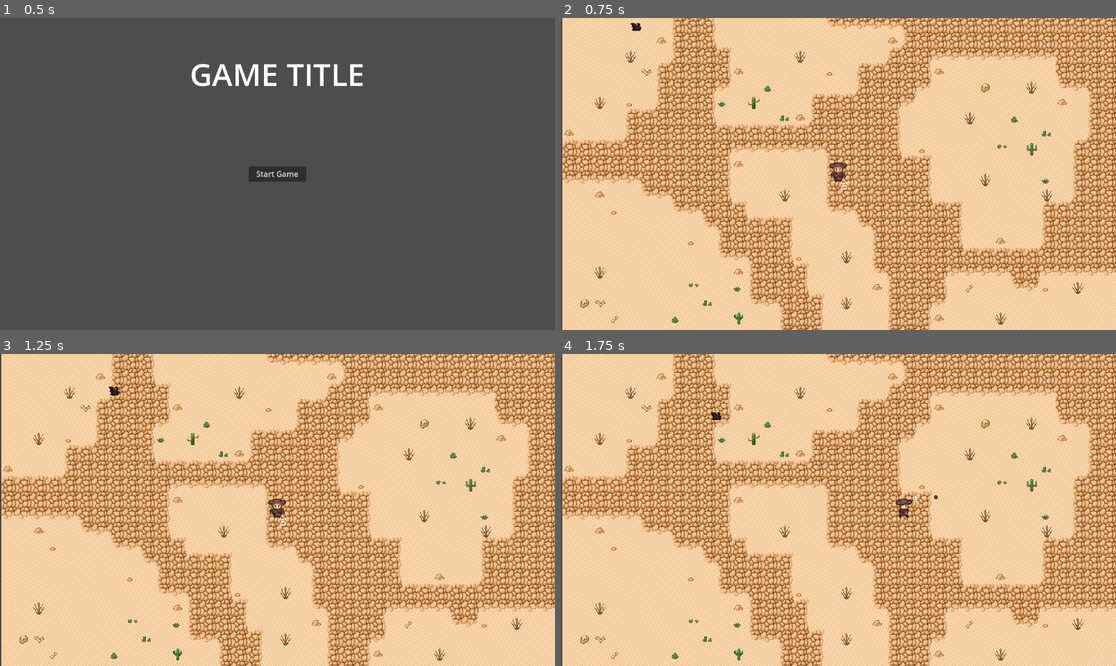
Above: before the commit, frames 1-4 (two rows, left to right).
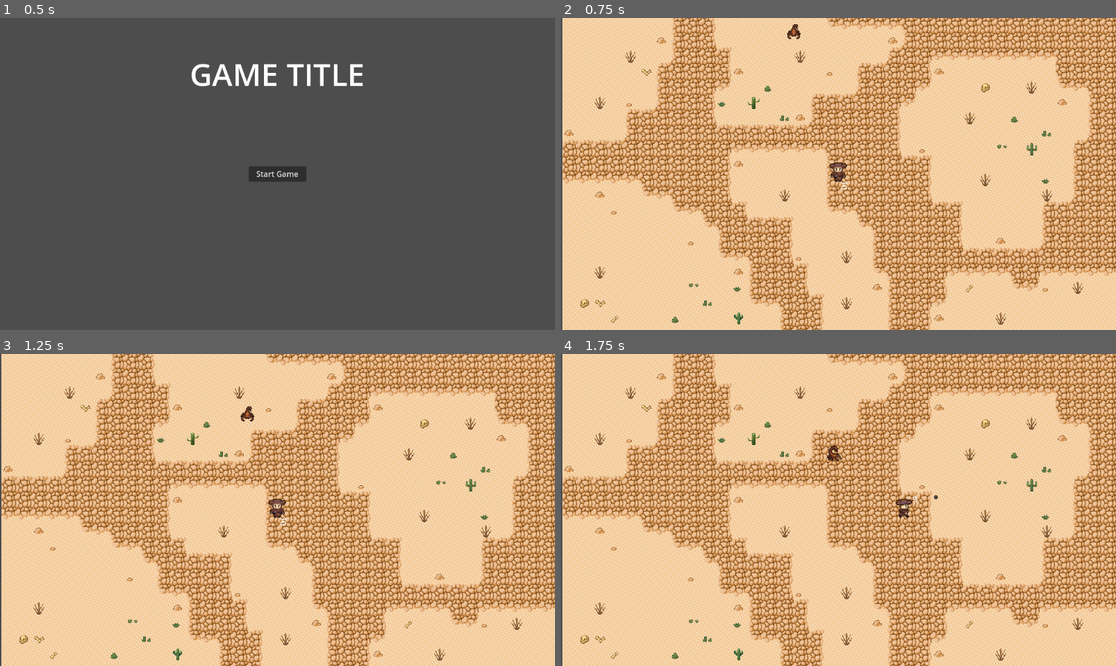
Above: after the commit, the same moments.

Repository: elloco02/gae-final-assignment
Game: Godot game, scene res://main_menu/main_menu.tscn
Two runs of this game, one before a commit and one after it. Both use one fixed random seed, a clock stepped at 60 frames per second and the inputs below.
Inputs (mouse positions are in pixels of both pictures, inside the frame that each line leads up to):
- Up to frame 1 (0.5 s): no input
- Up to frame 2 (0.75 s): click "Start Game" at 0.5 s
- Up to frame 3 (1.25 s): no input
- Up to frame 4 (1.75 s): move the mouse to (960, 494) at 1.27 s; hold D (right) from 1.28 s (still down); click (960, 494) at 1.35 s

Frame 1 is identical in both runs. In frame 2, 0.1% of the frame differs, in the area x 12-44%, y 1-7%; in frame 3, 0.1%, in the area x 19-46%, y 10-22%; in frame 4, 0.1%.

Commit message:
updated scorpion

Diff:
--- a/neues-spiel/enemies/bat/bat.tscn
+++ b/neues-spiel/enemies/bat/bat.tscn
@@ -153,7 +153,7 @@
 
 [node name="AnimatedSprite2D" type="AnimatedSprite2D" parent="."]
 sprite_frames = SubResource("SpriteFrames_l2dbv")
-animation = &"walk_up"
+animation = &"attack_left"
 
 [node name="CollisionShape2D" type="CollisionShape2D" parent="."]
 shape = SubResource("RectangleShape2D_4k4o5")
@@ -176,6 +176,7 @@
 [node name="EnemyAttackState" type="Node" parent="StateMachine" node_paths=PackedStringArray("enemy", "attack", "follow_state")]
 script = ExtResource("4_18mee")
 enemy = NodePath("../..")
+attack_duration = 0.4
 attack = NodePath("../../EnemyMeleeAttack")
 follow_state = NodePath("../EnemyFollowState")
 metadata/_custom_type_script = "uid://qjjnwwgx0533"
--- a/neues-spiel/enemies/scorpion/scorpion.tscn
+++ b/neues-spiel/enemies/scorpion/scorpion.tscn
@@ -10,55 +10,376 @@
 [ext_resource type="PackedScene" uid="uid://doqqe02jv0c2n" path="res://enemies/enemy_melee_attack.tscn" id="7_vedtl"]
 [ext_resource type="Resource" uid="uid://c8csgkub8ggt2" path="res://enemies/scorpion/scorpion_attack.tres" id="8_jhxi2"]
 
+[sub_resource type="AtlasTexture" id="AtlasTexture_emuia"]
+atlas = ExtResource("2_j8v6a")
+region = Rect2(960, 0, 32, 32)
+
+[sub_resource type="AtlasTexture" id="AtlasTexture_ucb4n"]
+atlas = ExtResource("2_j8v6a")
+region = Rect2(992, 0, 32, 32)
+
+[sub_resource type="AtlasTexture" id="AtlasTexture_qdgp8"]
+atlas = ExtResource("2_j8v6a")
+region = Rect2(1024, 0, 32, 32)
+
+[sub_resource type="AtlasTexture" id="AtlasTexture_hbi8o"]
+atlas = ExtResource("2_j8v6a")
+region = Rect2(1056, 0, 32, 32)
+
+[sub_resource type="AtlasTexture" id="AtlasTexture_d0w2a"]
+atlas = ExtResource("2_j8v6a")
+region = Rect2(1088, 0, 32, 32)
+
+[sub_resource type="AtlasTexture" id="AtlasTexture_cs5a1"]
+atlas = ExtResource("2_j8v6a")
+region = Rect2(1344, 0, 32, 32)
+
+[sub_resource type="AtlasTexture" id="AtlasTexture_bmdps"]
+atlas = ExtResource("2_j8v6a")
+region = Rect2(1376, 0, 32, 32)
+
+[sub_resource type="AtlasTexture" id="AtlasTexture_4lcxw"]
+atlas = ExtResource("2_j8v6a")
+region = Rect2(1408, 0, 32, 32)
+
+[sub_resource type="AtlasTexture" id="AtlasTexture_du1h3"]
+atlas = ExtResource("2_j8v6a")
+region = Rect2(1440, 0, 32, 32)
+
+[sub_resource type="AtlasTexture" id="AtlasTexture_w2xlj"]
+atlas = ExtResource("2_j8v6a")
+region = Rect2(1472, 0, 32, 32)
+
+[sub_resource type="AtlasTexture" id="AtlasTexture_n5f5m"]
+atlas = ExtResource("2_j8v6a")
+region = Rect2(1504, 0, 32, 32)
+
+[sub_resource type="AtlasTexture" id="AtlasTexture_6gtue"]
+atlas = ExtResource("2_j8v6a")
+region = Rect2(1536, 0, 32, 32)
+
+[sub_resource type="AtlasTexture" id="AtlasTexture_l22g7"]
+atlas = ExtResource("2_j8v6a")
+region = Rect2(1120, 0, 32, 32)
+
+[sub_resource type="AtlasTexture" id="AtlasTexture_t36mw"]
+atlas = ExtResource("2_j8v6a")
+region = Rect2(1152, 0, 32, 32)
+
+[sub_resource type="AtlasTexture" id="AtlasTexture_kpewh"]
+atlas = ExtResource("2_j8v6a")
+region = Rect2(1184, 0, 32, 32)
+
+[sub_resource type="AtlasTexture" id="AtlasTexture_qc0nn"]
+atlas = ExtResource("2_j8v6a")
+region = Rect2(1216, 0, 32, 32)
+
+[sub_resource type="AtlasTexture" id="AtlasTexture_by5au"]
+atlas = ExtResource("2_j8v6a")
+region = Rect2(1248, 0, 32, 32)
+
+[sub_resource type="AtlasTexture" id="AtlasTexture_0nxws"]
+atlas = ExtResource("2_j8v6a")
+region = Rect2(1280, 0, 32, 32)
+
+[sub_resource type="AtlasTexture" id="AtlasTexture_nughs"]
+atlas = ExtResource("2_j8v6a")
+region = Rect2(1312, 0, 32, 32)
+
+[sub_resource type="AtlasTexture" id="AtlasTexture_gtcmv"]
+atlas = ExtResource("2_j8v6a")
+region = Rect2(1568, 0, 32, 32)
+
+[sub_resource type="AtlasTexture" id="AtlasTexture_1j613"]
+atlas = ExtResource("2_j8v6a")
+region = Rect2(1600, 0, 32, 32)
+
+[sub_resource type="AtlasTexture" id="AtlasTexture_j8v6a"]
+atlas = ExtResource("2_j8v6a")
+region = Rect2(128, 0, 32, 32)
+
 [sub_resource type="AtlasTexture" id="AtlasTexture_0ox2c"]
 atlas = ExtResource("2_j8v6a")
-region = Rect2(0, 0, 32, 32)
+region = Rect2(160, 0, 32, 32)
 
 [sub_resource type="AtlasTexture" id="AtlasTexture_g45yc"]
 atlas = ExtResource("2_j8v6a")
-region = Rect2(96, 0, 32, 32)
+region = Rect2(192, 0, 32, 32)
 
 [sub_resource type="AtlasTexture" id="AtlasTexture_v13v0"]
 atlas = ExtResource("2_j8v6a")
-region = Rect2(64, 0, 32, 32)
+region = Rect2(224, 0, 32, 32)
 
 [sub_resource type="AtlasTexture" id="AtlasTexture_l73e3"]
 atlas = ExtResource("2_j8v6a")
-region = Rect2(32, 0, 32, 32)
+region = Rect2(256, 0, 32, 32)
+
+[sub_resource type="AtlasTexture" id="AtlasTexture_4lrus"]
+atlas = ExtResource("2_j8v6a")
+region = Rect2(288, 0, 32, 32)
+
+[sub_resource type="AtlasTexture" id="AtlasTexture_fekj0"]
+atlas = ExtResource("2_j8v6a")
+region = Rect2(736, 0, 32, 32)
+
+[sub_resource type="AtlasTexture" id="AtlasTexture_xst6r"]
+atlas = ExtResource("2_j8v6a")
+region = Rect2(768, 0, 32, 32)
+
+[sub_resource type="AtlasTexture" id="AtlasTexture_jv1vf"]
+atlas = ExtResource("2_j8v6a")
+region = Rect2(800, 0, 32, 32)
+
+[sub_resource type="AtlasTexture" id="AtlasTexture_x6tnl"]
+atlas = ExtResource("2_j8v6a")
+region = Rect2(832, 0, 32, 32)
+
+[sub_resource type="AtlasTexture" id="AtlasTexture_jq6pe"]
+atlas = ExtResource("2_j8v6a")
+region = Rect2(864, 0, 32, 32)
+
+[sub_resource type="AtlasTexture" id="AtlasTexture_grd0f"]
+atlas = ExtResource("2_j8v6a")
+region = Rect2(896, 0, 32, 32)
+
+[sub_resource type="AtlasTexture" id="AtlasTexture_xb1cl"]
+atlas = ExtResource("2_j8v6a")
+region = Rect2(928, 0, 32, 32)
+
+[sub_resource type="AtlasTexture" id="AtlasTexture_cxrnt"]
+atlas = ExtResource("2_j8v6a")
+region = Rect2(512, 0, 32, 32)
+
+[sub_resource type="AtlasTexture" id="AtlasTexture_be1ar"]
+atlas = ExtResource("2_j8v6a")
+region = Rect2(544, 0, 32, 32)
+
+[sub_resource type="AtlasTexture" id="AtlasTexture_kh1ja"]
+atlas = ExtResource("2_j8v6a")
+region = Rect2(576, 0, 32, 32)
+
+[sub_resource type="AtlasTexture" id="AtlasTexture_8b5co"]
+atlas = ExtResource("2_j8v6a")
+region = Rect2(608, 0, 32, 32)
+
+[sub_resource type="AtlasTexture" id="AtlasTexture_nuvrx"]
+atlas = ExtResource("2_j8v6a")
+region = Rect2(640, 0, 32, 32)
+
+[sub_resource type="AtlasTexture" id="AtlasTexture_da2ve"]
+atlas = ExtResource("2_j8v6a")
+region = Rect2(672, 0, 32, 32)
+
+[sub_resource type="AtlasTexture" id="AtlasTexture_00a7f"]
+atlas = ExtResource("2_j8v6a")
+region = Rect2(704, 0, 32, 32)
+
+[sub_resource type="AtlasTexture" id="AtlasTexture_4iwlc"]
+atlas = ExtResource("2_j8v6a")
+region = Rect2(320, 0, 32, 32)
+
+[sub_resource type="AtlasTexture" id="AtlasTexture_ou5so"]
+atlas = ExtResource("2_j8v6a")
+region = Rect2(352, 0, 32, 32)
+
+[sub_resource type="AtlasTexture" id="AtlasTexture_c87dp"]
+atlas = ExtResource("2_j8v6a")
+region = Rect2(384, 0, 32, 32)
+
+[sub_resource type="AtlasTexture" id="AtlasTexture_5rvut"]
+atlas = ExtResource("2_j8v6a")
+region = Rect2(416, 0, 32, 32)
+
+[sub_resource type="AtlasTexture" id="AtlasTexture_rlf64"]
+atlas = ExtResource("2_j8v6a")
+region = Rect2(448, 0, 32, 32)
+
+[sub_resource type="AtlasTexture" id="AtlasTexture_yxou6"]
+atlas = ExtResource("2_j8v6a")
+region = Rect2(480, 0, 32, 32)
 
 [sub_resource type="SpriteFrames" id="SpriteFrames_4lrus"]
 animations = [{
 "frames": [{
 "duration": 1.0,
+"texture": SubResource("AtlasTexture_emuia")
+}, {
+"duration": 1.0,
+"texture": SubResource("AtlasTexture_ucb4n")
+}, {
+"duration": 1.0,
+"texture": SubResource("AtlasTexture_qdgp8")
+}, {
+"duration": 1.0,
+"texture": SubResource("AtlasTexture_hbi8o")
+}, {
+"duration": 1.0,
+"texture": SubResource("AtlasTexture_d0w2a")
+}],
+"loop": false,
+"name": &"attack_down",
+"speed": 15.0
+}, {
+"frames": [{
+"duration": 1.0,
+"texture": SubResource("AtlasTexture_cs5a1")
+}, {
+"duration": 1.0,
+"texture": SubResource("AtlasTexture_bmdps")
+}, {
+"duration": 1.0,
+"texture": SubResource("AtlasTexture_4lcxw")
+}, {
+"duration": 1.0,
+"texture": SubResource("AtlasTexture_du1h3")
+}, {
+"duration": 1.0,
+"texture": SubResource("AtlasTexture_w2xlj")
+}, {
+"duration": 1.0,
+"texture": SubResource("AtlasTexture_n5f5m")
+}, {
+"duration": 1.0,
+"texture": SubResource("AtlasTexture_6gtue")
+}],
+"loop": false,
+"name": &"attack_left",
+"speed": 20.0
+}, {
+"frames": [{
+"duration": 1.0,
+"texture": SubResource("AtlasTexture_l22g7")
+}, {
+"duration": 1.0,
+"texture": SubResource("AtlasTexture_t36mw")
+}, {
+"duration": 1.0,
+"texture": SubResource("AtlasTexture_kpewh")
+}, {
+"duration": 1.0,
+"texture": SubResource("AtlasTexture_qc0nn")
+}, {
+"duration": 1.0,
+"texture": SubResource("AtlasTexture_by5au")
+}, {
+"duration": 1.0,
+"texture": SubResource("AtlasTexture_0nxws")
+}, {
+"duration": 1.0,
+"texture": SubResource("AtlasTexture_nughs")
+}],
+"loop": false,
+"name": &"attack_right",
+"speed": 20.0
+}, {
+"frames": [{
+"duration": 1.0,
+"texture": SubResource("AtlasTexture_gtcmv")
+}, {
+"duration": 1.0,
+"texture": SubResource("AtlasTexture_1j613")
+}],
+"loop": false,
+"name": &"attack_up",
+"speed": 15.0
+}, {
+"frames": [{
+"duration": 1.0,
+"texture": SubResource("AtlasTexture_j8v6a")
+}, {
+"duration": 1.0,
 "texture": SubResource("AtlasTexture_0ox2c")
+}, {
+"duration": 1.0,
+"texture": SubResource("AtlasTexture_g45yc")
+}, {
+"duration": 1.0,
+"texture": SubResource("AtlasTexture_v13v0")
+}, {
+"duration": 1.0,
+"texture": SubResource("AtlasTexture_l73e3")
+}, {
+"duration": 1.0,
+"texture": SubResource("AtlasTexture_4lrus")
 }],
 "loop": true,
 "name": &"walk_down",
-"speed": 5.0
-}, {
-"frames": [{
-"duration": 1.0,
-"texture": SubResource("AtlasTexture_g45yc")
+"speed": 15.0
+}, {
+"frames": [{
+"duration": 1.0,
+"texture": SubResource("AtlasTexture_fekj0")
+}, {
+"duration": 1.0,
+"texture": SubResource("AtlasTexture_xst6r")
+}, {
+"duration": 1.0,
+"texture": SubResource("AtlasTexture_jv1vf")
+}, {
+"duration": 1.0,
+"texture": SubResource("AtlasTexture_x6tnl")
+}, {
+"duration": 1.0,
+"texture": SubResource("AtlasTexture_jq6pe")
+}, {
+"duration": 1.0,
+"texture": SubResource("AtlasTexture_grd0f")
+}, {
+"duration": 1.0,
+"texture": SubResource("AtlasTexture_xb1cl")
 }],
 "loop": true,
 "name": &"walk_left",
-"speed": 5.0
-}, {
-"frames": [{
-"duration": 1.0,
-"texture": SubResource("AtlasTexture_v13v0")
+"speed": 15.0
+}, {
+"frames": [{
+"duration": 1.0,
+"texture": SubResource("AtlasTexture_cxrnt")
+}, {
+"duration": 1.0,
+"texture": SubResource("AtlasTexture_be1ar")
+}, {
+"duration": 1.0,
+"texture": SubResource("AtlasTexture_kh1ja")
+}, {
+"duration": 1.0,
+"texture": SubResource("AtlasTexture_8b5co")
+}, {
+"duration": 1.0,
+"texture": SubResource("AtlasTexture_nuvrx")
+}, {
+"duration": 1.0,
+"texture": SubResource("AtlasTexture_da2ve")
+}, {
+"duration": 1.0,
+"texture": SubResource("AtlasTexture_00a7f")
 }],
 "loop": true,
 "name": &"walk_right",
-"speed": 5.0
-}, {
-"frames": [{
-"duration": 1.0,
-"texture": SubResource("AtlasTexture_l73e3")
+"speed": 15.0
+}, {
+"frames": [{
+"duration": 1.0,
+"texture": SubResource("AtlasTexture_4iwlc")
+}, {
+"duration": 1.0,
+"texture": SubResource("AtlasTexture_ou5so")
+}, {
+"duration": 1.0,
+"texture": SubResource("AtlasTexture_c87dp")
+}, {
+"duration": 1.0,
+"texture": SubResource("AtlasTexture_5rvut")
+}, {
+"duration": 1.0,
+"texture": SubResource("AtlasTexture_rlf64")
+}, {
+"duration": 1.0,
+"texture": SubResource("AtlasTexture_yxou6")
 }],
 "loop": true,
 "name": &"walk_up",
-"speed": 5.0
+"speed": 15.0
 }]
 
 [sub_resource type="RectangleShape2D" id="RectangleShape2D_anpvi"]
@@ -77,7 +398,7 @@
 
 [node name="AnimatedSprite2D" type="AnimatedSprite2D" parent="."]
 sprite_frames = SubResource("SpriteFrames_4lrus")
-animation = &"walk_up"
+animation = &"attack_left"
 
 [node name="CollisionShape2D" type="CollisionShape2D" parent="."]
 shape = SubResource("RectangleShape2D_anpvi")
Binary file changed: neues-spiel/assets/scorpion/scorpion-Sheet.png
Not shown: 1 places in neues-spiel/enemies/scorpion/scorpion.tscn that only renumber resources
Not shown: 1 places in neues-spiel/utility/level.tscn that only renumber resources
